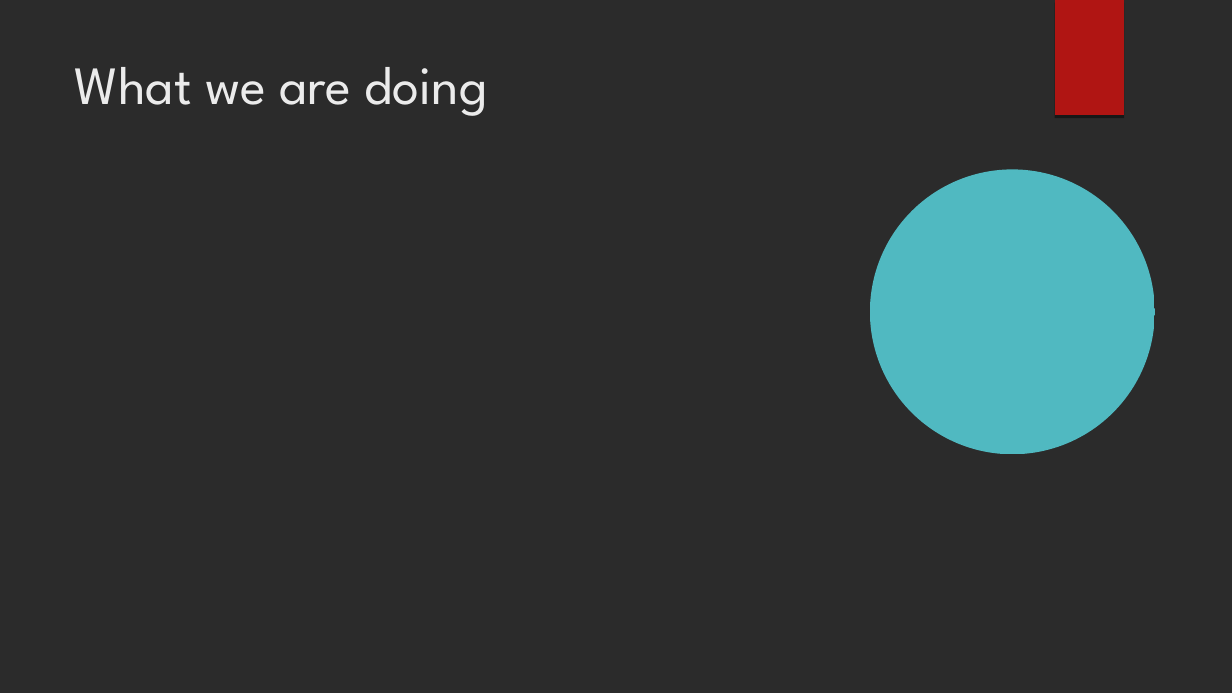
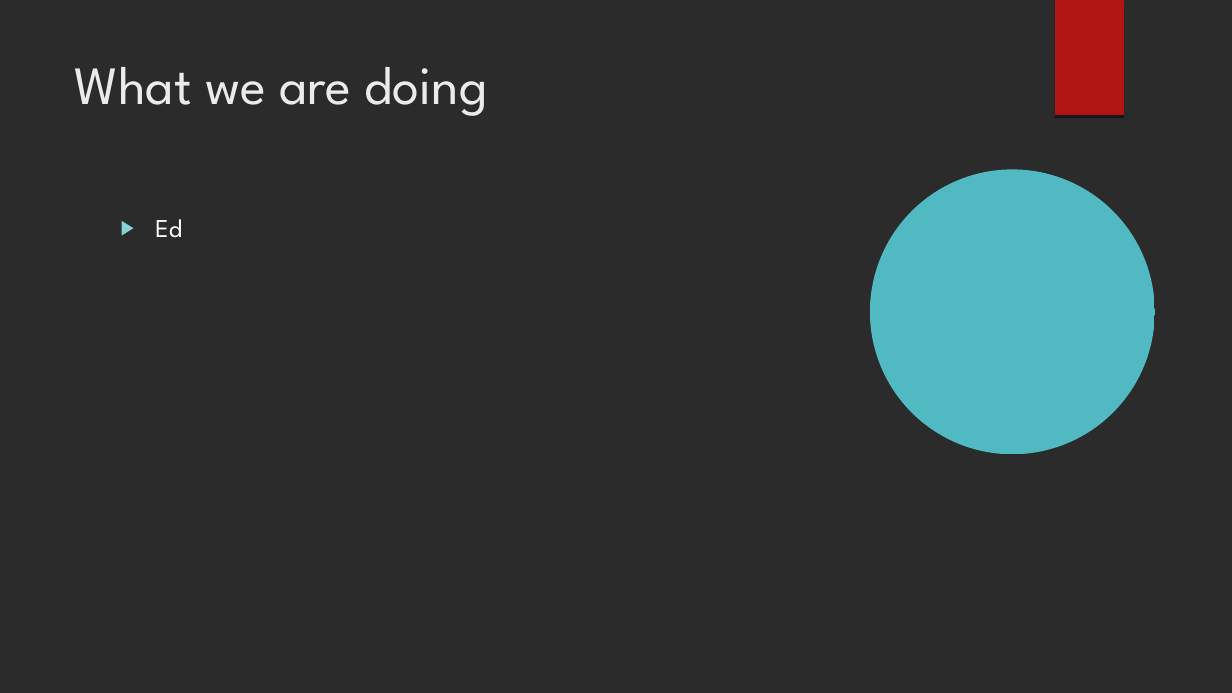
Before and after one commit to BenB33/ProfessionalismTeam2, a slide deck: slide 2 of PIM – Phase 1.odp. Drawn at 1232x693 pixels with LibreOffice and Linux fonts; fonts in the diff are those of the drawing; background and template pictures are left out; a plain dark background stands for a picture behind light text. Boxes give left, top, right and bottom in pixels: in the first picture for what was removed or moved away, otherwise in the second. Text is boxed around its words. In the diff, an @@ line names an element or a change of style, - is before the commit and + after.

```diff
--- a/PIM – Phase 1.odp
+++ b/PIM – Phase 1.odp
@@ text added at bbox=[155, 219, 182, 238], 20 pt, text #FFFFFF @@
+▶ Ed
```
Also in this commit, not shown: 8 other slides changed, 3 slides added, 7 slides removed.
